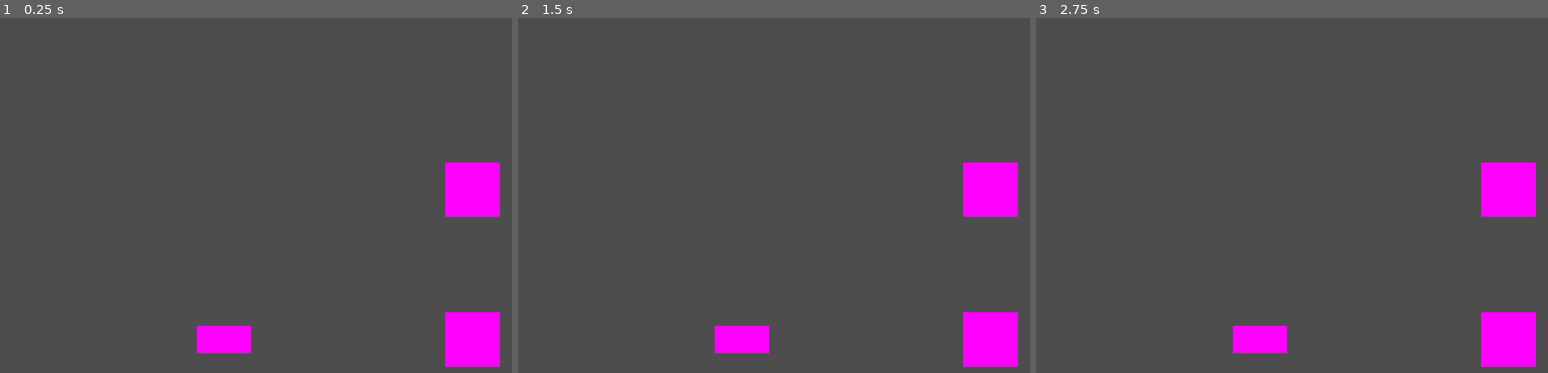
Above: before the commit, frames 1-3 (left to right).
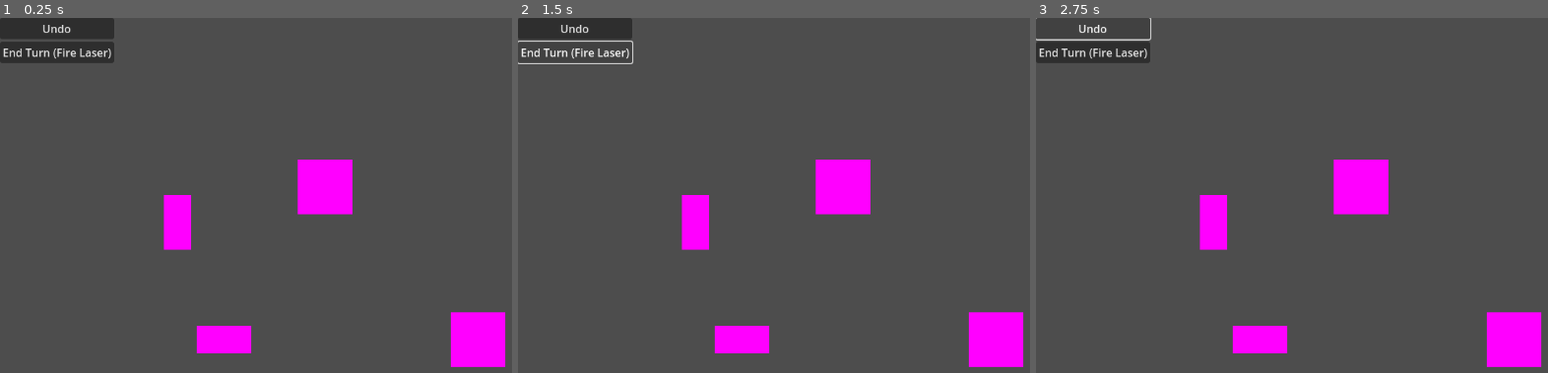
Above: after the commit, the same moments.

Repository: mzbrubak/Reflectix
Game: Godot game, scene res://Scenes/main.tscn
Two runs of this game, one before a commit and one after it. Both use one fixed random seed, a clock stepped at 60 frames per second and the inputs below.
Inputs (mouse positions are in pixels of both pictures, inside the frame that each line leads up to):
- Up to frame 1 (0.25 s): no input
- Up to frame 2 (1.5 s): click (574, 28) at 0.5 s, where only the run after the commit has a clickable "Undo"; click (574, 53) at 1.25 s, where only the run after the commit has a clickable "End Turn (Fire Laser)"
- Up to frame 3 (2.75 s): click (1092, 28) at 2 s, where only the run after the commit has a clickable "Undo"

The runs differ from the first frame. In frame 1, 7.0% of the frame differs, in the area x 0-99%, y 0-99%; in frame 2, 6.2%; in frame 3, 6.0%.

Commit message:
destruction and ui progress
mirrors can be destroyed which alters their collision hitbox so reflections no longer happen.  Undo and End Turn buttons have been added; Player 1's laser fires when the End Turn button is pressed, while the Undo button currently does nothing

Diff:
--- a/Scenes/laser.gd
+++ b/Scenes/laser.gd
@@ -2,28 +2,32 @@
 @export var state=Vector3i(1,0,0)#direction of initial laser propagation
 var state_sprite_dictionary={}#since the state of the sprite and the orientation of the mirror
 var hit_ref
-
+@onready var laser=$Body/RayCast2D
 # Called when the node enters the scene tree for the first time.
 func _ready():
-	start_laser()
-	var scene_tree=get_tree()
-	await scene_tree.physics_frame
-	await scene_tree.physics_frame
-	print($Body/RayCast2D.is_colliding())
-	hit_ref=$Body/RayCast2D.get_collider()
-	print(hit_ref)
 	pass
-	#stop_laser()
 
 # Called every frame. 'delta' is the elapsed time since the previous frame.
 func _process(_delta):
 	pass
 
-func start_laser():
-	$Body/RayCast2D.enabled=true
+func fire_laser():
+	laser.enabled=true
+	var scene_tree=get_tree()
+	await scene_tree.physics_frame
+	await scene_tree.physics_frame
+	if laser.is_colliding():
+		hit_ref=laser.get_collider()
+		print(hit_ref)
+		if hit_ref.get_collision_layer_value(2)==true:
+			hit_ref.get_parent().destroy()
+		elif hit_ref.get_collision_layer_value(1)==true:
+			reflect()
+	laser.enabled=false
 
-func stop_laser():
-	$Body/RayCast2D.enabled=false
+func reflect():#put code from laser here
+	print("This is gonna reflect")
+	pass
 
 func destroy():
 	print("Lol nope")#this piece can't be destroyed
--- a/Scenes/main.gd
+++ b/Scenes/main.gd
@@ -1,9 +1,9 @@
 extends Node2D
-
-
+@onready var P1Laser=$Player1Pieces/LaserEmitter
+@onready var P2Laser=$Player2Pieces/LaserEmitter
 # Called when the node enters the scene tree for the first time.
 func _ready():
-	pass
+	$UI.end_turn.connect(P1Laser.fire_laser)
 
 
 # Called every frame. 'delta' is the elapsed time since the previous frame.
--- a/Scenes/main.tscn
+++ b/Scenes/main.tscn
@@ -1,9 +1,10 @@
-[gd_scene load_steps=5 format=3 uid="uid://djqevu5mpndwa"]
+[gd_scene load_steps=6 format=3 uid="uid://djqevu5mpndwa"]
 
 [ext_resource type="PackedScene" uid="uid://dkuug16ke60wh" path="res://Scenes/laser.tscn" id="1_g7mjg"]
 [ext_resource type="Script" path="res://Scenes/main.gd" id="1_nomae"]
 [ext_resource type="PackedScene" uid="uid://yocbirg225wt" path="res://Scenes/mirror.tscn" id="2_6nsyl"]
 [ext_resource type="PackedScene" uid="uid://db4wpu213jqyc" path="res://Scenes/king.tscn" id="4_kfvhc"]
+[ext_resource type="PackedScene" uid="uid://q1n7pyb7j2wj" path="res://Scenes/ui.tscn" id="5_ctrvt"]
 
 [node name="Main" type="Node2D"]
 script = ExtResource("1_nomae")
@@ -17,11 +18,17 @@
 position = Vector2(-62, 37)
 
 [node name="Mirror" parent="Player1Pieces" instance=ExtResource("2_6nsyl")]
-position = Vector2(29, 37)
+position = Vector2(31, 37)
 rotation = 3.14159
 scale = Vector2(1, 1)
 
 [node name="King" parent="Player1Pieces" instance=ExtResource("4_kfvhc")]
-position = Vector2(29, -18)
+position = Vector2(-25, -19)
 
 [node name="Player2Pieces" type="Node2D" parent="."]
+
+[node name="LaserEmitter" parent="Player2Pieces" instance=ExtResource("1_g7mjg")]
+position = Vector2(-79, -6)
+rotation = 1.5708
+
+[node name="UI" parent="." instance=ExtResource("5_ctrvt")]
--- a/Scenes/mirror.gd
+++ b/Scenes/mirror.gd
@@ -16,3 +16,6 @@
 
 func destroy():
 	print("A mirror has been destroyed!")
+	$MirrorSurface/Mirror.set_deferred("disabled",true)
+	$OpaqueSurface/Casing.set_deferred("disabled",true)
+	$OpaqueSurface/Rubble.set_deferred("disabled",false)
--- a/Scenes/mirror.tscn
+++ b/Scenes/mirror.tscn
@@ -7,6 +7,8 @@
 [sub_resource type="SegmentShape2D" id="SegmentShape2D_g8scn"]
 a = Vector2(-10, -10)
 b = Vector2(10, 10)
+
+[sub_resource type="RectangleShape2D" id="RectangleShape2D_qu28f"]
 
 [node name="Mirror" type="Node2D"]
 script = ExtResource("1_2hn2q")
@@ -19,7 +21,7 @@
 [node name="MirrorSurface" type="StaticBody2D" parent="."]
 collision_mask = 4
 
-[node name="CollisionShape2D" type="CollisionShape2D" parent="MirrorSurface"]
+[node name="Mirror" type="CollisionShape2D" parent="MirrorSurface"]
 shape = SubResource("SegmentShape2D_g8scn")
 
 [node name="RayCast2D" type="RayCast2D" parent="MirrorSurface"]
@@ -29,5 +31,9 @@
 collision_layer = 2
 collision_mask = 4
 
-[node name="CollisionPolygon2D" type="CollisionPolygon2D" parent="OpaqueSurface"]
+[node name="Casing" type="CollisionPolygon2D" parent="OpaqueSurface"]
 polygon = PackedVector2Array(-9, -10, 10, -10, 10, 9)
+
+[node name="Rubble" type="CollisionShape2D" parent="OpaqueSurface"]
+shape = SubResource("RectangleShape2D_qu28f")
+disabled = true
--- /dev/null
+++ b/Scenes/ui.gd
@@ -0,0 +1,21 @@
+extends CanvasLayer
+signal undo
+signal end_turn
+
+
+# Called when the node enters the scene tree for the first time.
+func _ready():
+	pass # Replace with function body.
+
+
+# Called every frame. 'delta' is the elapsed time since the previous frame.
+func _process(delta):
+	pass
+
+
+func _on_undo_pressed():
+	pass # will implement later
+
+
+func _on_end_turn_pressed():
+	end_turn.emit()
--- /dev/null
+++ b/Scenes/ui.tscn
@@ -0,0 +1,21 @@
+[gd_scene load_steps=2 format=3 uid="uid://q1n7pyb7j2wj"]
+
+[ext_resource type="Script" path="res://Scenes/ui.gd" id="1_7jko1"]
+
+[node name="UI Layer" type="CanvasLayer"]
+script = ExtResource("1_7jko1")
+
+[node name="VBoxContainer" type="VBoxContainer" parent="."]
+offset_right = 167.0
+offset_bottom = 66.0
+
+[node name="Undo" type="Button" parent="VBoxContainer"]
+layout_mode = 2
+text = "Undo"
+
+[node name="End Turn" type="Button" parent="VBoxContainer"]
+layout_mode = 2
+text = "End Turn (Fire Laser)"
+
+[connection signal="pressed" from="VBoxContainer/Undo" to="." method="_on_undo_pressed"]
+[connection signal="pressed" from="VBoxContainer/End Turn" to="." method="_on_end_turn_pressed"]
Not shown: 1 places in Scenes/mirror.tscn that only renumber resources
